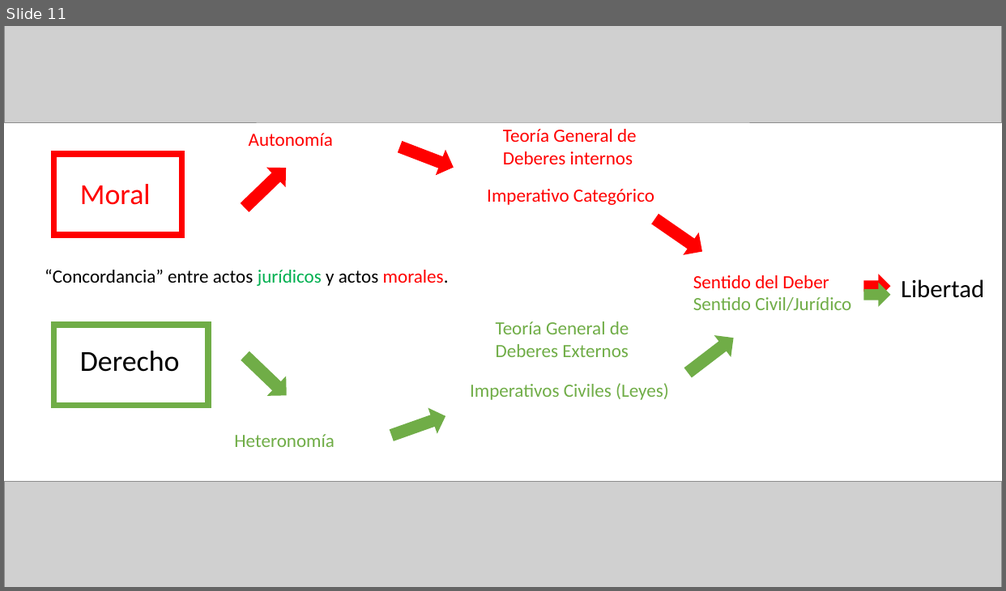
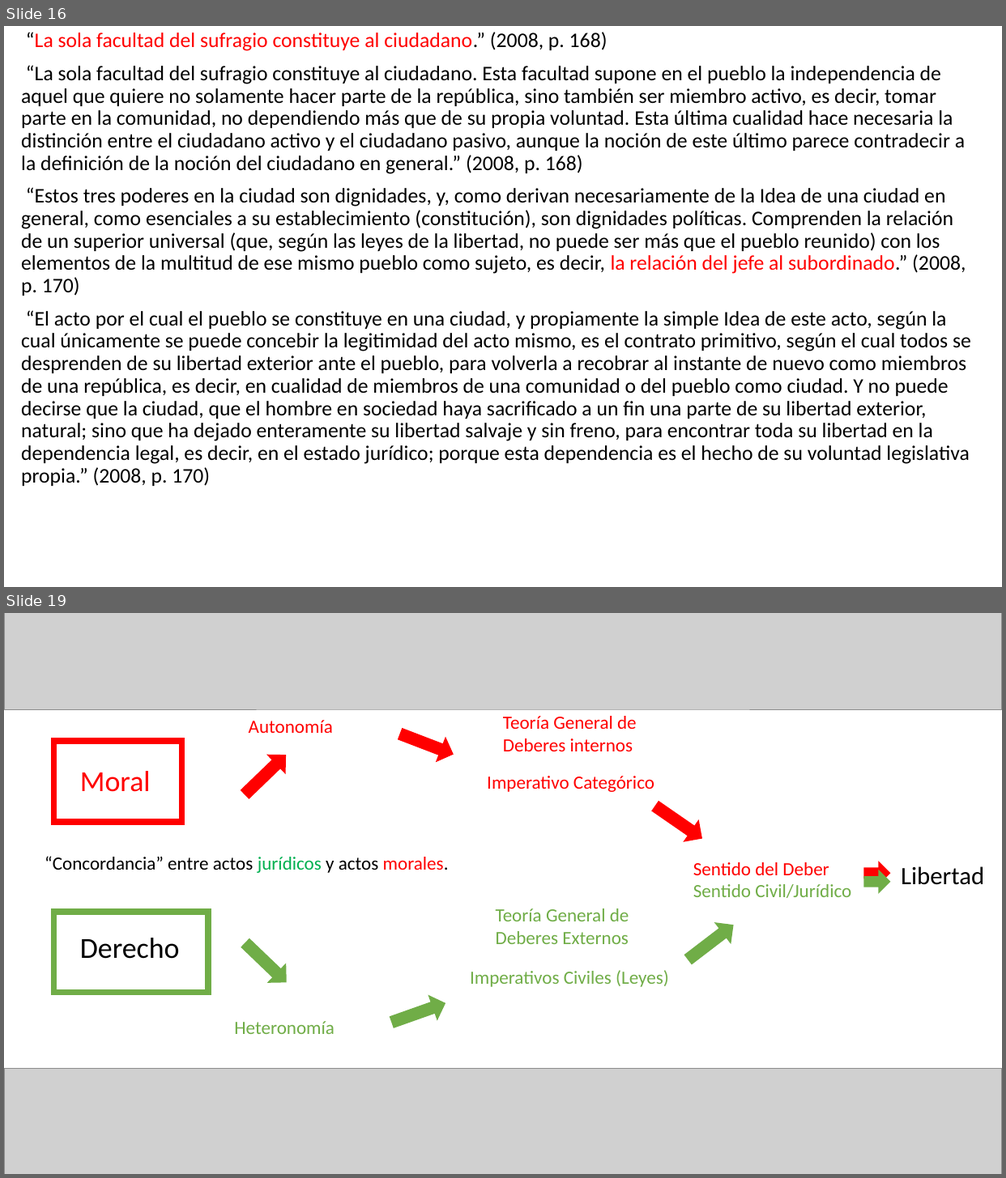
Before and after one commit to zaboltar/zaboltar.github.io, a slide deck: assets uarm/2024 1/moderna/Kant - Doctrina del Derecho.pptx. Shown one above the other, each under a label of ours: slide 11 before the commit, slides 16 and 19 after it; the slides between them are not shown. The pictures are 1006x591 and 1006x1178 pixels, drawn with LibreOffice and Linux fonts; fonts in the diff are those of the drawing; grey boxes stand for pictures. Boxes give left, top, right and bottom in pixels: in the first picture for what was removed or moved away, otherwise in the second. Text is boxed around its words. In the diff, an @@ line names an element or a change of style, - is before the commit and + after.

```diff
--- a/assets uarm/2024 1/moderna/Kant - Doctrina del Derecho.pptx
+++ b/assets uarm/2024 1/moderna/Kant - Doctrina del Derecho.pptx
@@ slide 16 added at [4, 26, 1002, 587], background #FFFFFF @@
@@ text added at [21, 32, 971, 486], 20 pt, text #000000 @@
+“La sola facultad del sufragio constituye al ciudadano.” (2008, p. 168)
+“La sola facultad del sufragio constituye al ciudadano. Esta facultad supone en el pueblo la independencia de aquel que quiere no solamente hacer parte de la república, sino también ser miembro activo, es decir, tomar parte en la comunidad, no dependiendo más que de su propia voluntad. Esta última cualidad hace necesaria la distinción entre el ciudadano activo y el ciudadano pasivo, aunque la noción de este último parece contradecir a la definición de la noción del ciudadano en general.” (2008, p. 168)
+“Estos tres poderes en la ciudad son dignidades, y, como derivan necesariamente de la Idea de una ciudad en general, como esenciales a su establecimiento (constitución), son dignidades políticas. Comprenden la relación de un superior universal (que, según las leyes de la libertad, no puede ser más que el pueblo reunido) con los elementos de la multitud de ese mismo pueblo como sujeto, es decir, la relación del jefe al subordinado.” (2008, p. 170)
+“El acto por el cual el pueblo se constituye en una ciudad, y propiamente la simple Idea de este acto, según la cual únicamente se puede concebir la legitimidad del acto mismo, es el contrato primitivo, según el cual todos se desprenden de su libertad exterior ante el pueblo, para volverla a recobrar al instante de nuevo como miembros de una república, es decir, en cualidad de miembros de una comunidad o del pueblo como ciudad. Y no puede decirse que la ciudad, que el hombre en sociedad haya sacrificado a un fin una parte de su libertad exterior, natural; sino que ha dejado enteramente su libertad salvaje y sin freno, para encontrar toda su libertad en la dependencia legal, es decir, en el estado jurídico; porque esta dependencia es el hecho de su voluntad legislativa propia.” (2008, p. 170)
@@ what was slide 11 is now slide 19 @@
```
Also in this commit, not shown: 1 slide changed, 7 other slides added, 6 other files.
